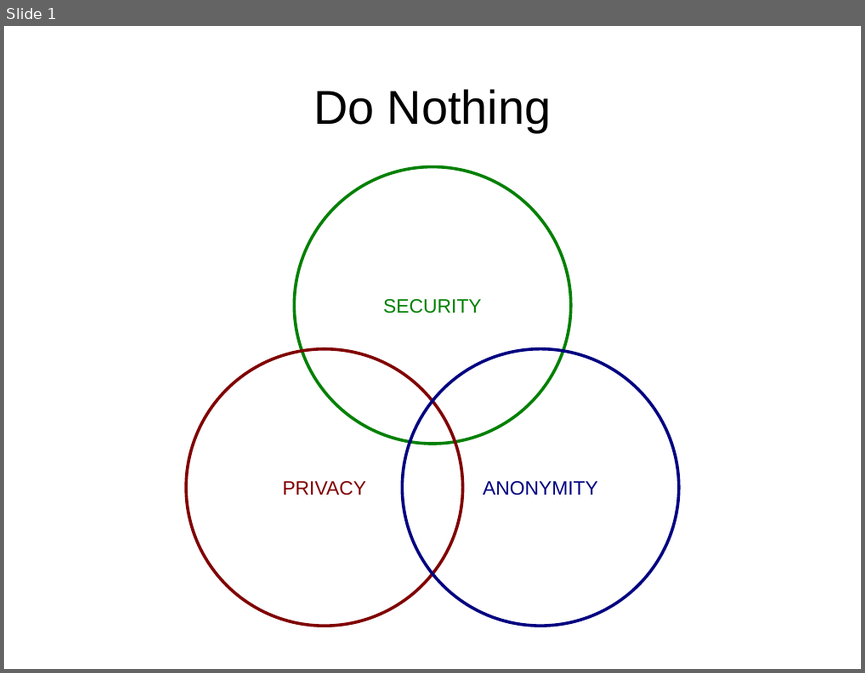
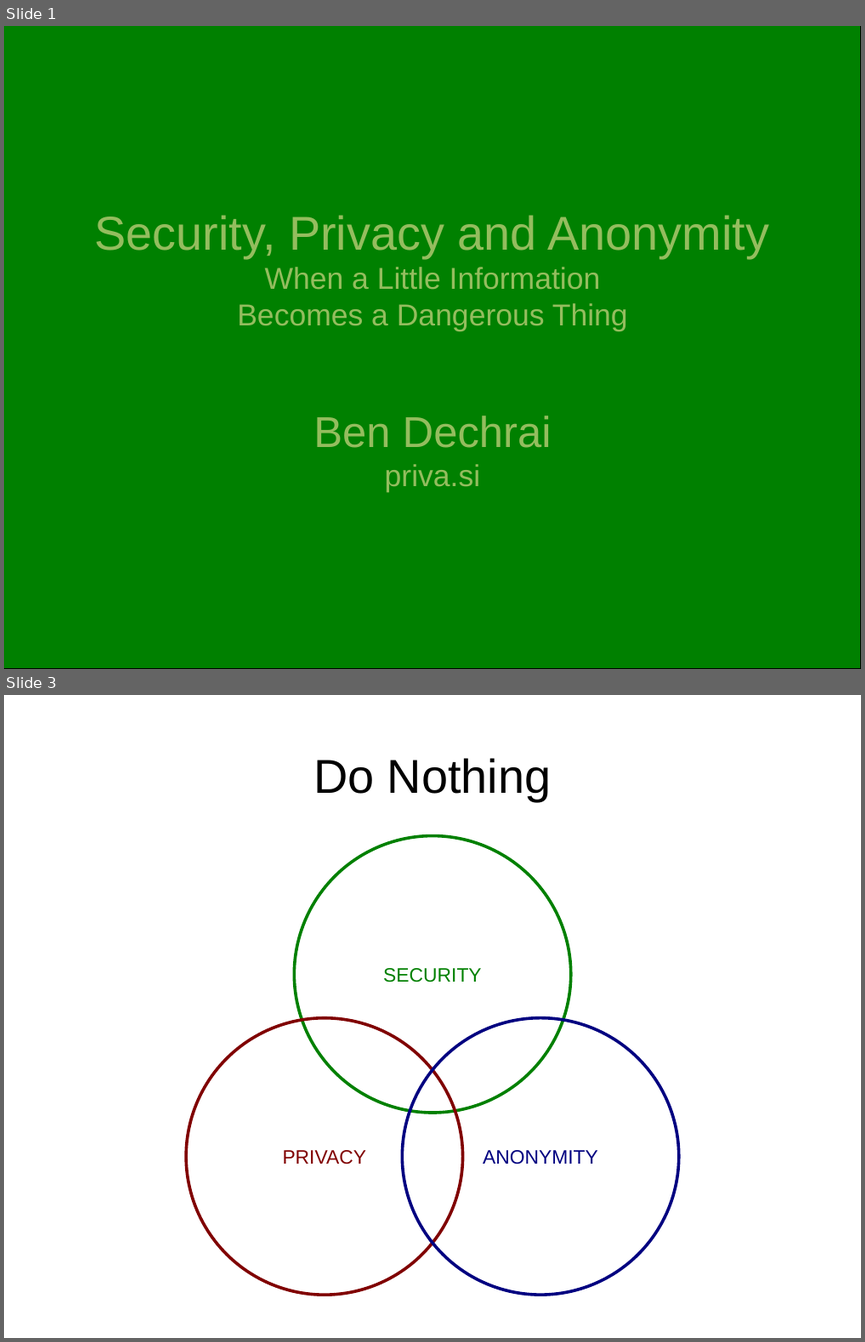
Before and after one commit to bendechrai/preso-security-privacy-anonymity, a slide deck: security-privacy-anonymity.odp. Shown one above the other, each under a label of ours: slide 1 before the commit, slides 1 and 3 after it; the slides between them are not shown. The pictures are 865x673 and 865x1342 pixels, drawn with LibreOffice and Linux fonts; fonts in the diff are those of the drawing. Boxes give left, top, right and bottom in pixels: in the first picture for what was removed or moved away, otherwise in the second. Text is boxed around its words. In the diff, an @@ line names an element or a change of style, - is before the commit and + after.

```diff
--- a/security-privacy-anonymity.odp
+++ b/security-privacy-anonymity.odp
@@ slide 1 added at <box>4,26,861,669</box>, background #FFFFFF @@
@@ rectangle added at <box>4,26,861,669</box>, fill #008000, outline #000000 0 pt @@
@@ title added at <box>95,215,769,492</box>, 28 pt, text #94BD5E @@
+Security, Privacy and Anonymity
+When a Little Information
+Becomes a Dangerous Thing
+Ben Dechrai
+priva.si
@@ what was slide 1 is now slide 3 @@
```
Also in this commit, not shown: 10 slides changed, 14 other slides added, 2 slides removed.
